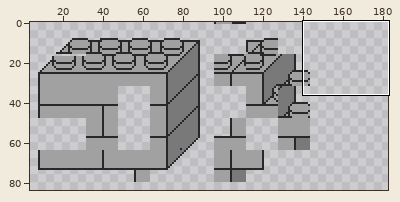
Edited in one commit: sprite sheet (resources/img/tilesets/house.png). The first picture is a wide view before the edit; the outline marks the close-up.
Close-up. Earlier state:
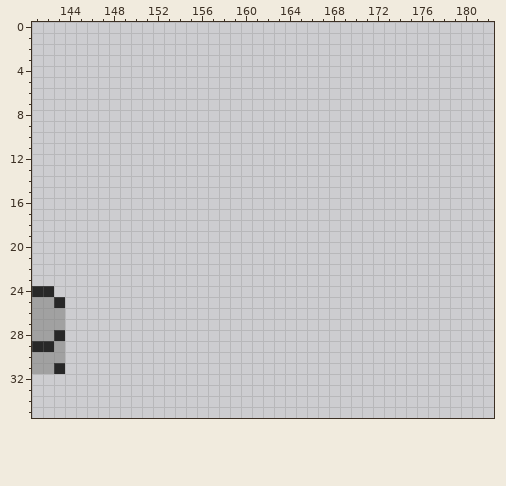
The file is 256x336 pixels. Shown: x 141..182, y 0..35. The wide view leaves out empty margins.
And afterwards:
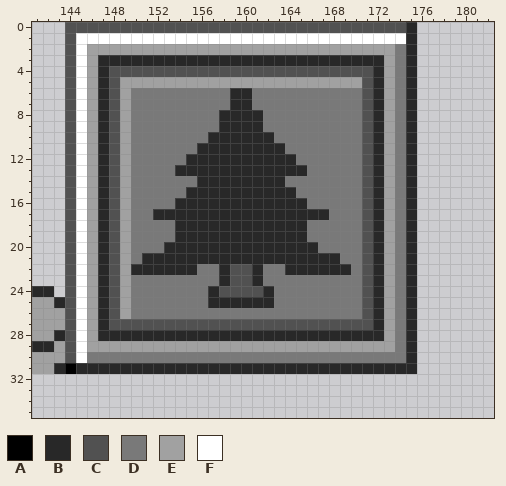
Palette (. is transparent): A #000000  B #282828  C #515151  D #797979  E #a1a1a1  F #ffffff
Author's note on the commit: Update LEGO level
Changes in this commit:
Changed rows in their new state; - is an unchanged pixel.
first column x 144:
 0 CCCCCCCCCCCCCCCCCCCCCCCCCCCCCCCB
 1 CFFFFFFFFFFFFFFFFFFFFFFFFFFFFFFB
 2 CFEEEEEEEEEEEEEEEEEEEEEEEEEEEEDB
 3 CFEBBBBBBBBBBBBBBBBBBBBBBBBBBEDB
 4 CFEBCCCCCCCCCCCCCCCCCCCCCCCCBEDB
 5 CFEBCEEEEEEEEEEEEEEEEEEEEEECBEDB
 6 CFEBCEDDDDDDDDDBBDDDDDDDDDDCBEDB
 7 CFEBCEDDDDDDDDDBBDDDDDDDDDDCBEDB
 8 CFEBCEDDDDDDDDBBBBDDDDDDDDDCBEDB
 9 CFEBCEDDDDDDDDBBBBDDDDDDDDDCBEDB
10 CFEBCEDDDDDDDBBBBBBDDDDDDDDCBEDB
11 CFEBCEDDDDDDBBBBBBBBDDDDDDDCBEDB
12 CFEBCEDDDDDBBBBBBBBBBDDDDDDCBEDB
13 CFEBCEDDDDBBBBBBBBBBBBDDDDDCBEDB
14 CFEBCEDDDDDDBBBBBBBBDDDDDDDCBEDB
15 CFEBCEDDDDDBBBBBBBBBBDDDDDDCBEDB
16 CFEBCEDDDDBBBBBBBBBBBBDDDDDCBEDB
17 CFEBCEDDBBBBBBBBBBBBBBBBDDDCBEDB
18 CFEBCEDDDDBBBBBBBBBBBBDDDDDCBEDB
19 CFEBCEDDDDBBBBBBBBBBBBDDDDDCBEDB
20 CFEBCEDDDBBBBBBBBBBBBBBDDDDCBEDB
21 CFEBCEDBBBBBBBBBBBBBBBBBBDDCBEDB
22 CFEBCEBBBBBBDDBCCBDDBBBBBBDCBEDB
23 CFEBCEDDDDDDDDBCCBDDDDDDDDDCBEDB
24 CFEBCEDDDDDDDBCCCCBDDDDDDDDCBEDB
25 CFEBCEDDDDDDDBBBBBBDDDDDDDDCBEDB
26 CFEBCEDDDDDDDDDDDDDDDDDDDDDCBEDB
27 CFEBCCCCCCCCCCCCCCCCCCCCCCCCBEDB
28 CFEBBBBBBBBBBBBBBBBBBBBBBBBBBEDB
29 CFEEEEEEEEEEEEEEEEEEEEEEEEEEEEDB
30 CFDDDDDDDDDDDDDDDDDDDDDDDDDDDDDB
31 ABBBBBBBBBBBBBBBBBBBBBBBBBBBBBBB
Pixel boxes of the changes (left, top, right, bottom) in both close-ups:
added: (65, 22, 417, 374)
